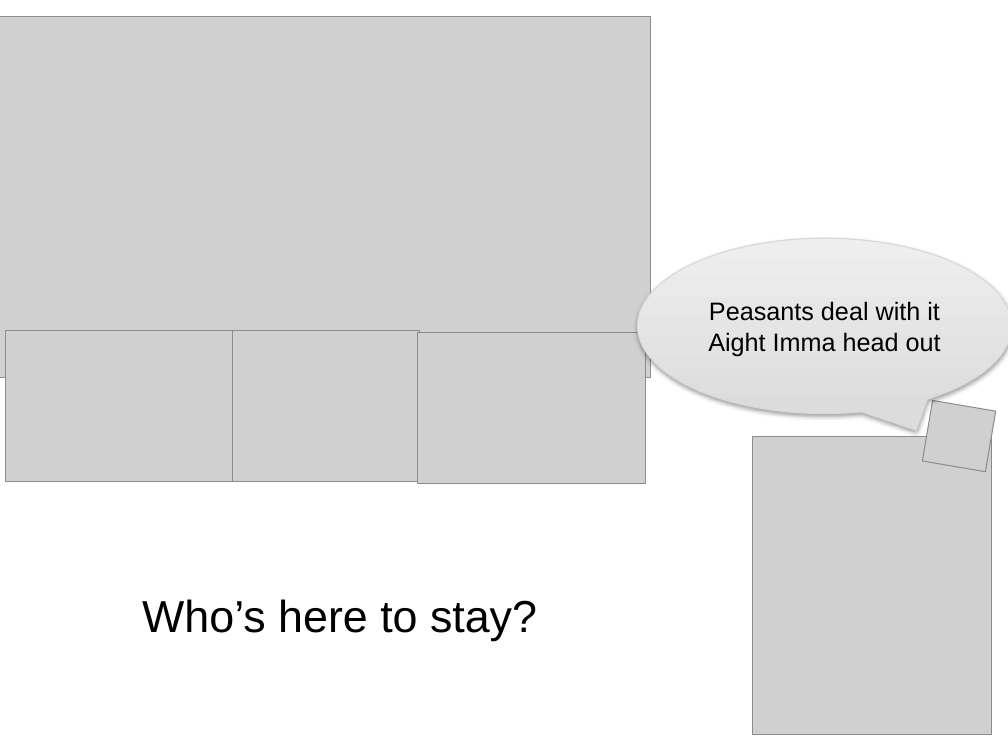
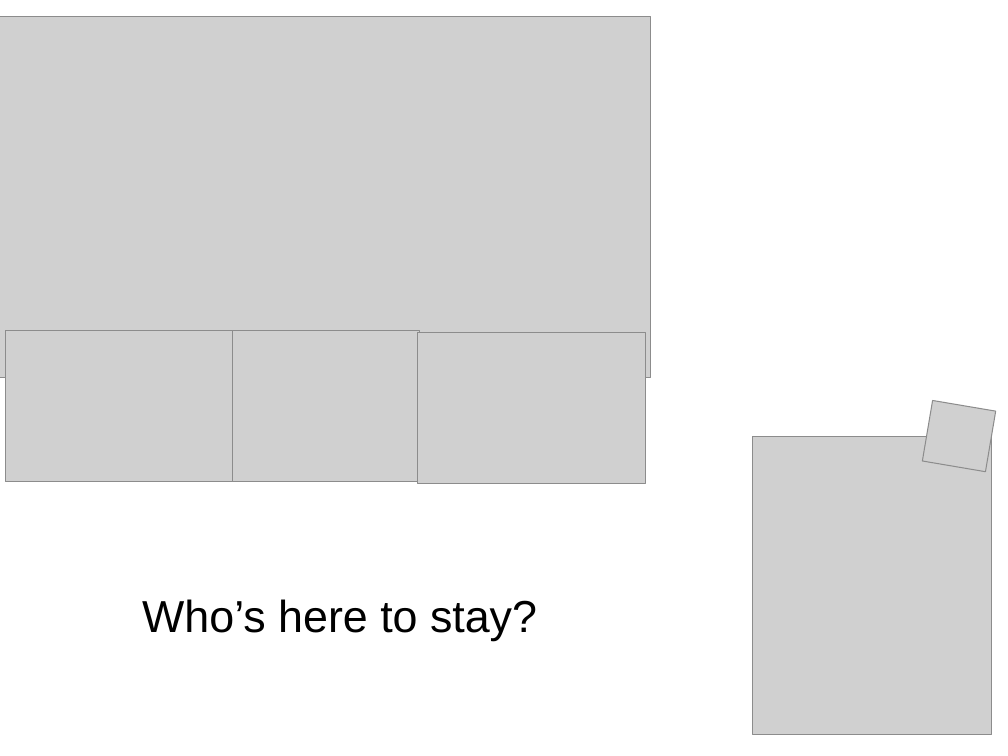
Before and after one commit to luyuliu/COVID-Transit-Demand, a slide deck: slide 11 of doc/lightning_talk.pptx. Drawn at 1008x756 pixels with LibreOffice and Linux fonts; fonts in the diff are those of the drawing; grey boxes stand for pictures. Boxes give left, top, right and bottom in pixels: in the first picture for what was removed or moved away, otherwise in the second. Text is boxed around its words. In the diff, an @@ line names an element or a change of style, - is before the commit and + after.

```diff
--- a/doc/lightning_talk.pptx
+++ b/doc/lightning_talk.pptx
@@ speech bubble removed at [637, 238, 1008, 413] @@
-Peasants deal with it
-Aight Imma head out
```
Also in this commit, not shown: 5 other slides changed.
